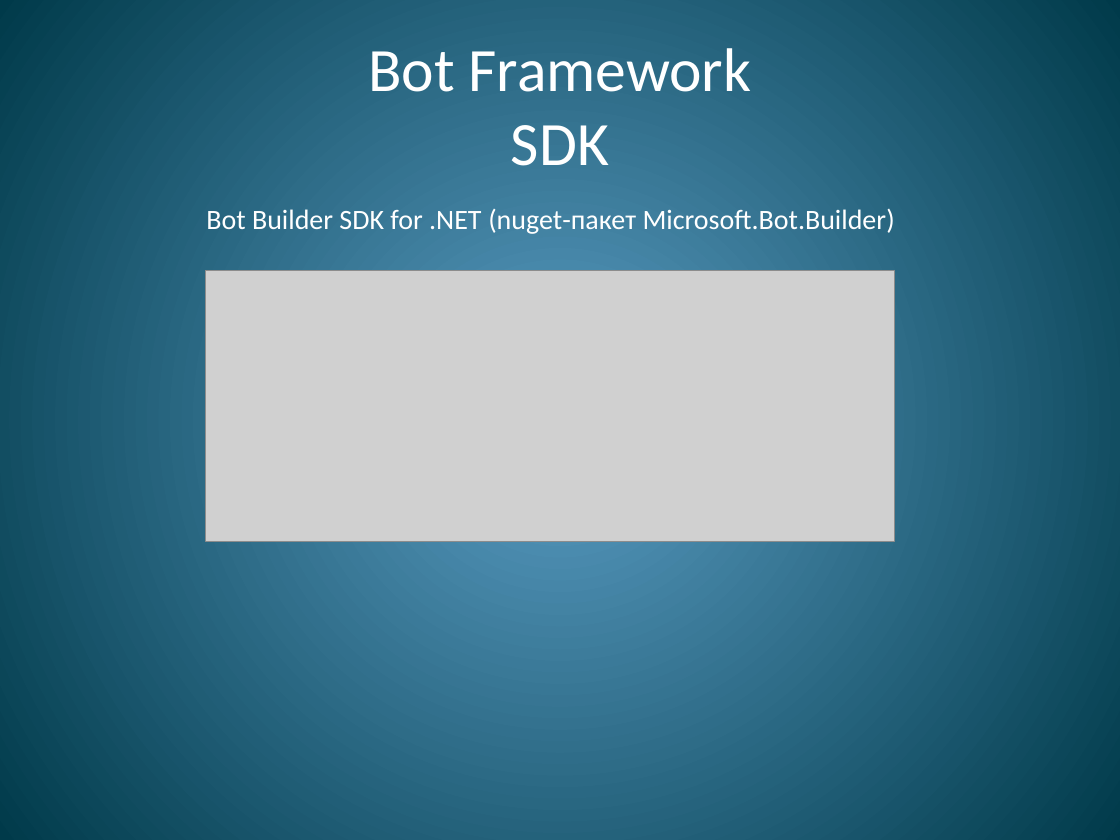
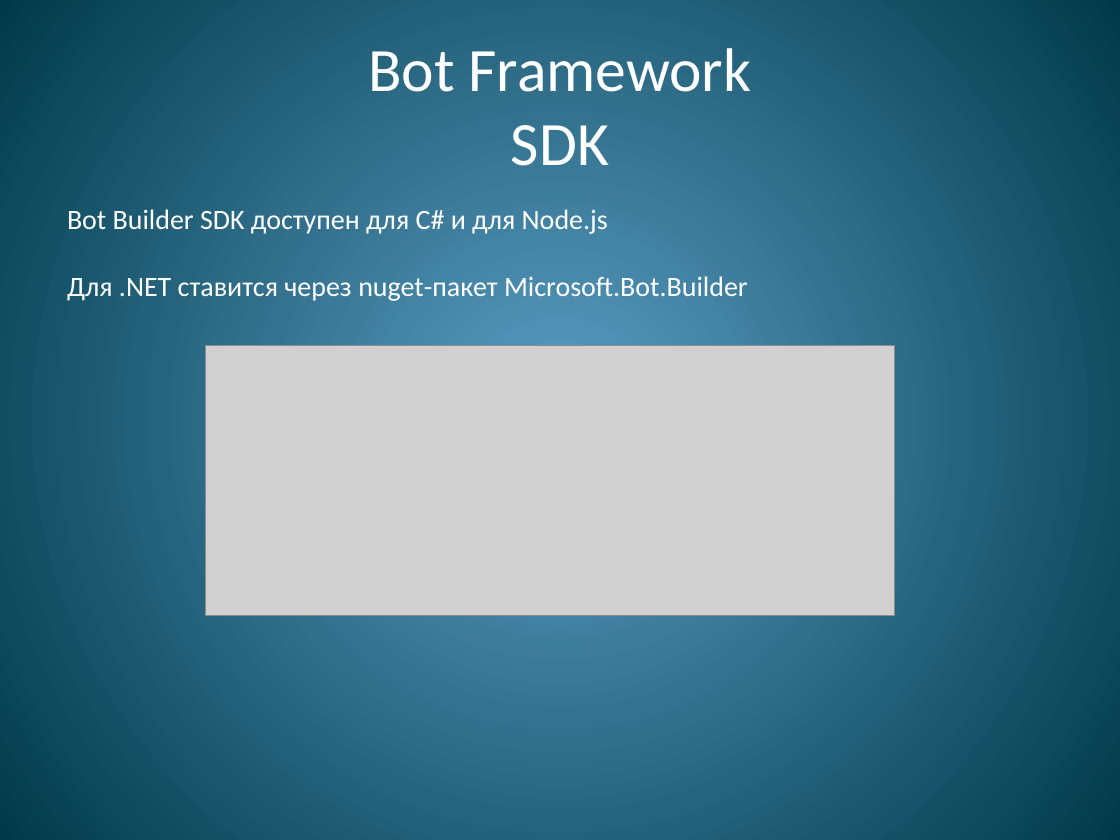
Before and after one commit to WrMax/TelegramDemo, a slide deck: slide 14 of Bot.pptx. Drawn at 1120x840 pixels with LibreOffice and Linux fonts; fonts in the diff are those of the drawing; grey boxes stand for pictures. Boxes give left, top, right and bottom in pixels: in the first picture for what was removed or moved away, otherwise in the second. Text is boxed around its words. In the diff, an @@ line names an element or a change of style, - is before the commit and + after.

```diff
--- a/Bot.pptx
+++ b/Bot.pptx
@@ text at [67, 209, 748, 301]: text changed @@
-Bot Builder SDK for .NET (nuget-пакет Microsoft.Bot.Builder)
+Bot Builder SDK доступен для C# и для Node.js
+Для .NET ставится через nuget-пакет Microsoft.Bot.Builder
@@ picture: place and size @@
-picture at [205, 271, 894, 542]
+picture at [205, 345, 894, 616]
```
Also in this commit, not shown: 1 other slide changed, 2 slides added, 1 other file.
